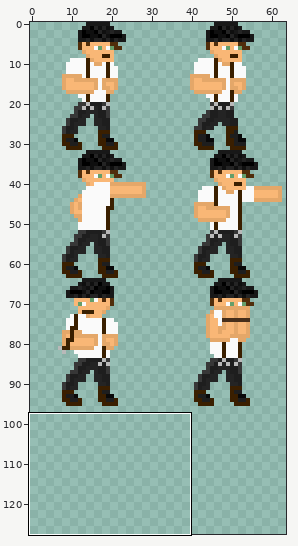
Sprite sheet -- assets/enemies/mafia_boy.png. The picture above shows the old version from afar; the outline marks the close-up.
Close-up. Earlier state:
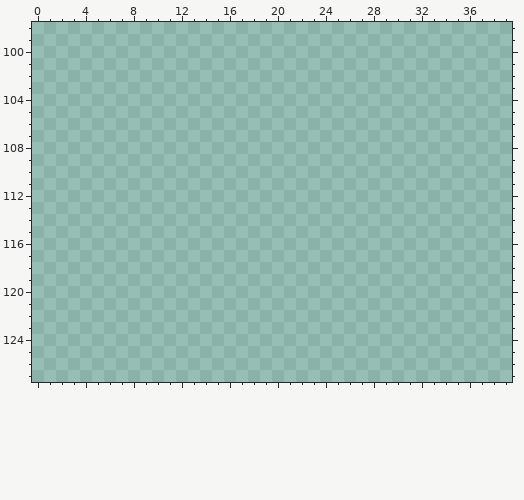
The file is 64x128 pixels. Colours within 5 levels of each other are drawn and written as one. Shown: x 0..39, y 98..127.
The result:
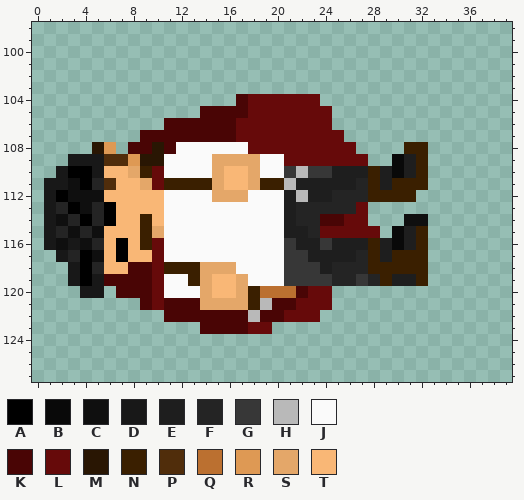
Palette (. is transparent): A #000000  B #090909  C #0f0f0f  D #181818  E #1e1e1e  F #242424  G #373737  H #b9b9b9  J #fafafa  K #490505  L #660a0a  M #291603  N #3a1f00  P #502d0b  Q #bb7030  R #de9954  S #e4a769  T #f9b776
Change:
Changed rows in their new state; - is an unchanged pixel.
first column x 1:
104 ----------------KLLLLLL---------
105 -------------KKKKLLLLLLL--------
106 ----------KKKKKKLLLLLLLL--------
107 --------KKKKKKKKLLLLLLLLL-------
108 ----MR-KKMKJJJJJJLLLLLLLLL----NN
109 --DDDPPRMMJJJJSSSSJJLLLLLLL--BEN
110 -DAADTTSNLJJJJSTTSJJGHGGEEENEBEN
111 DDCAFPTTSLNNNNSTTSNNHEEEEEFNENNN
112 DACCCTTTTTJJJJSSSJJJEHEEFFFNNNN-
113 DFACFATTTTJJJJJJJJJJEFFFFFL-----
114 DCFAFATTNTJJJJJJJJJJEFFKKLL---CC
115 DFCFCTTTNSJJJJJJJJJJEEFLLLLL-BEN
116 DCDCFTATNLJJJJJJJJJJGEEGEEENEBEN
117 -DFACTATTLJJJJJJJJJJGGEEEEFNENNN
118 --DAFTTKKLNNNSSSJJJJGGGEFFFNNNNN
119 --DADKKKKLJJNSTTSJJJGGGGFFGFNEEN
120 ---DD-KKKLJJJSTTSNQQQKLL--------
121 --------KLKKKSSSSNHKKLLL--------
122 ----------KKKKKKKHKKLLL---------
123 -------------KKKKLL-------------
